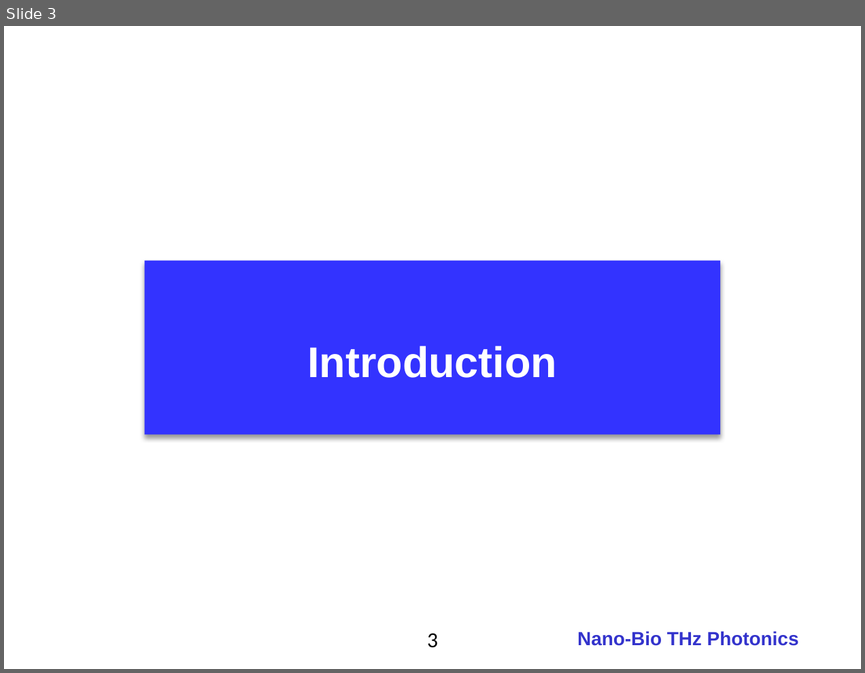
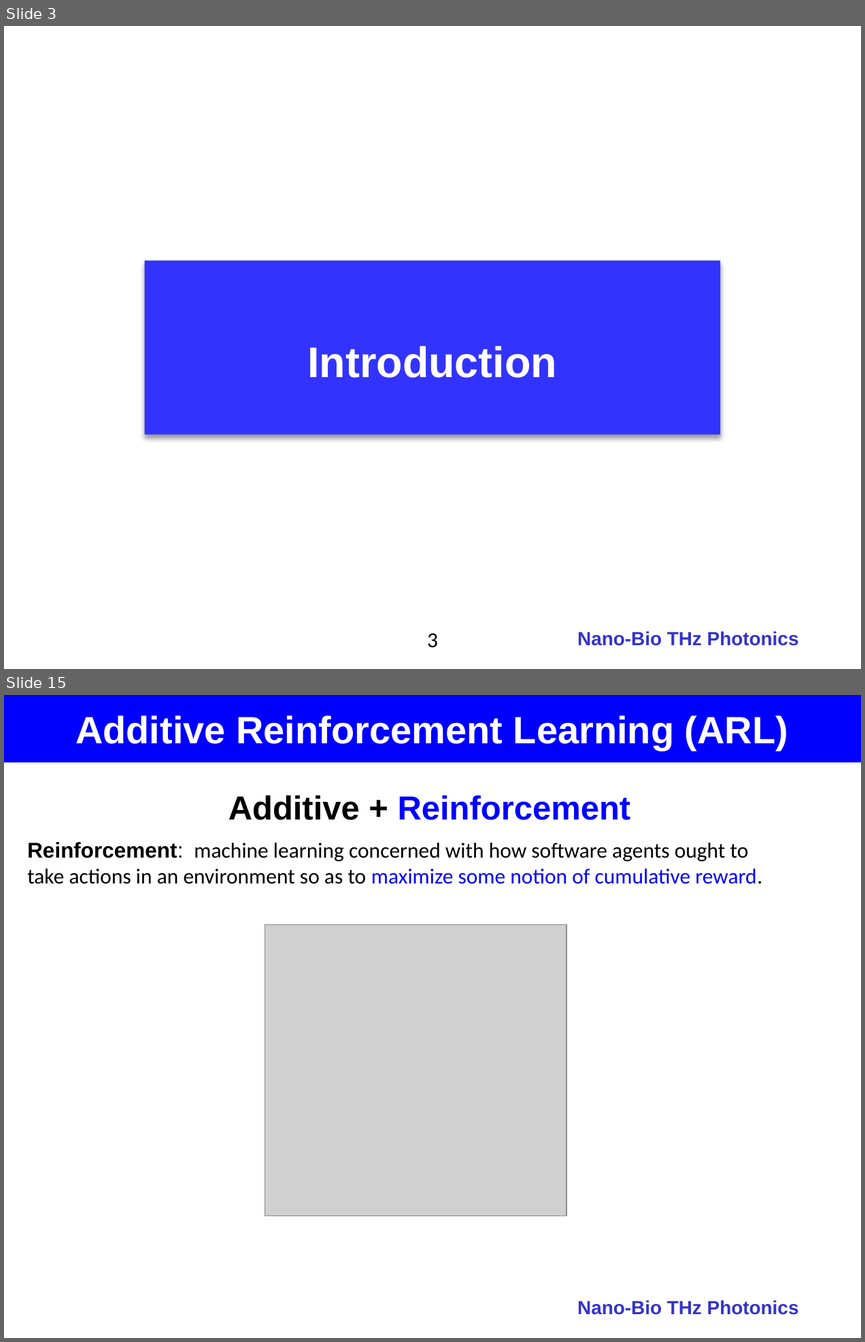
Before and after one commit to jglee96/NBTP_Lab, a slide deck: 개인/석사학위논문/Thesis_Presentation.pptx. Shown one above the other, each under a label of ours: slide 3 before the commit, slides 3 and 15 after it; the slides between them are not shown. The pictures are 865x673 and 865x1342 pixels, drawn with LibreOffice and Linux fonts; fonts in the diff are those of the drawing; grey boxes stand for pictures; background and template pictures are left out. Boxes give left, top, right and bottom in pixels: in the first picture for what was removed or moved away, otherwise in the second. Text is boxed around its words. In the diff, an @@ line names an element or a change of style, - is before the commit and + after.

```diff
--- a/개인/석사학위논문/Thesis_Presentation.pptx
+++ b/개인/석사학위논문/Thesis_Presentation.pptx
@@ slide 15 added at box(4, 695, 861, 1338), background #FFFFFF; not listed: 1 template element that a slide beside it also shows @@
@@ rectangle added at box(4, 695, 861, 763), fill #0000FF, 32 pt, text #FFFFFF, bold @@
+Additive Reinforcement Learning (ARL)
@@ text added at box(228, 795, 631, 820), 28 pt, text #0000FF, bold @@
+Additive + Reinforcement
@@ text added at box(27, 842, 762, 884), 18 pt, text #000000 @@
+Reinforcement: machine learning concerned with how software agents ought to take actions in an environment so as to maximize some notion of cumulative reward.
@@ picture added at box(265, 925, 567, 1216) @@
```
Also in this commit, not shown: 2 slides changed, 32 other slides added, 9 other files.
